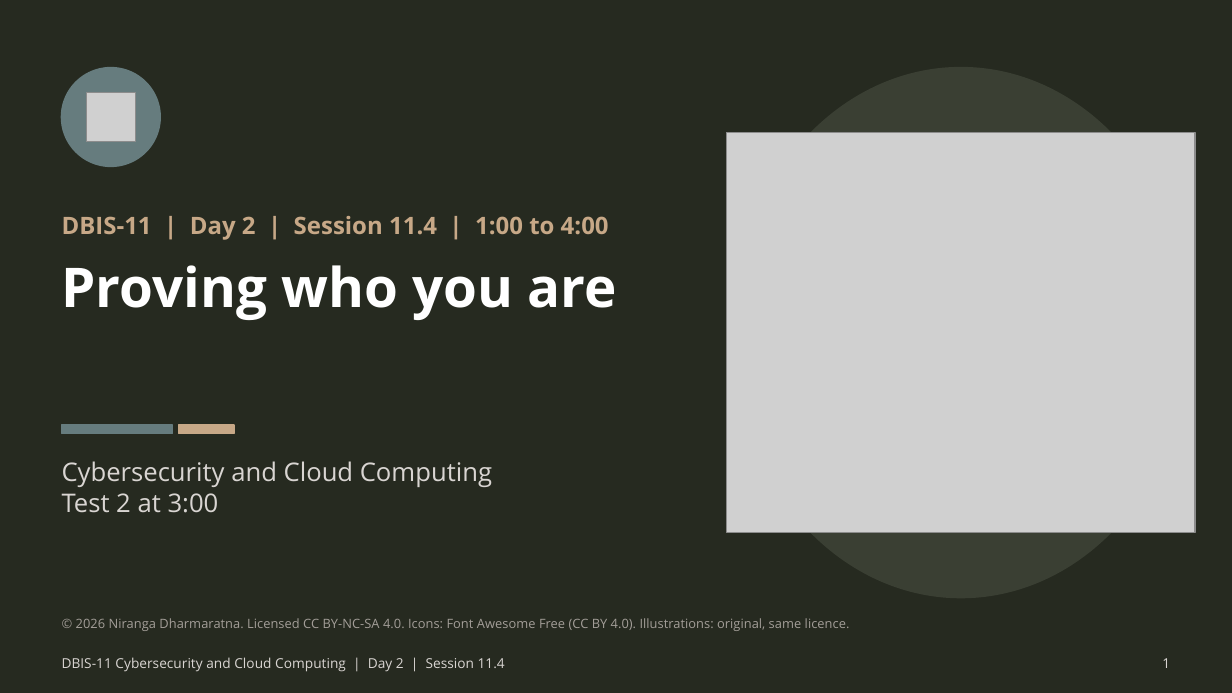
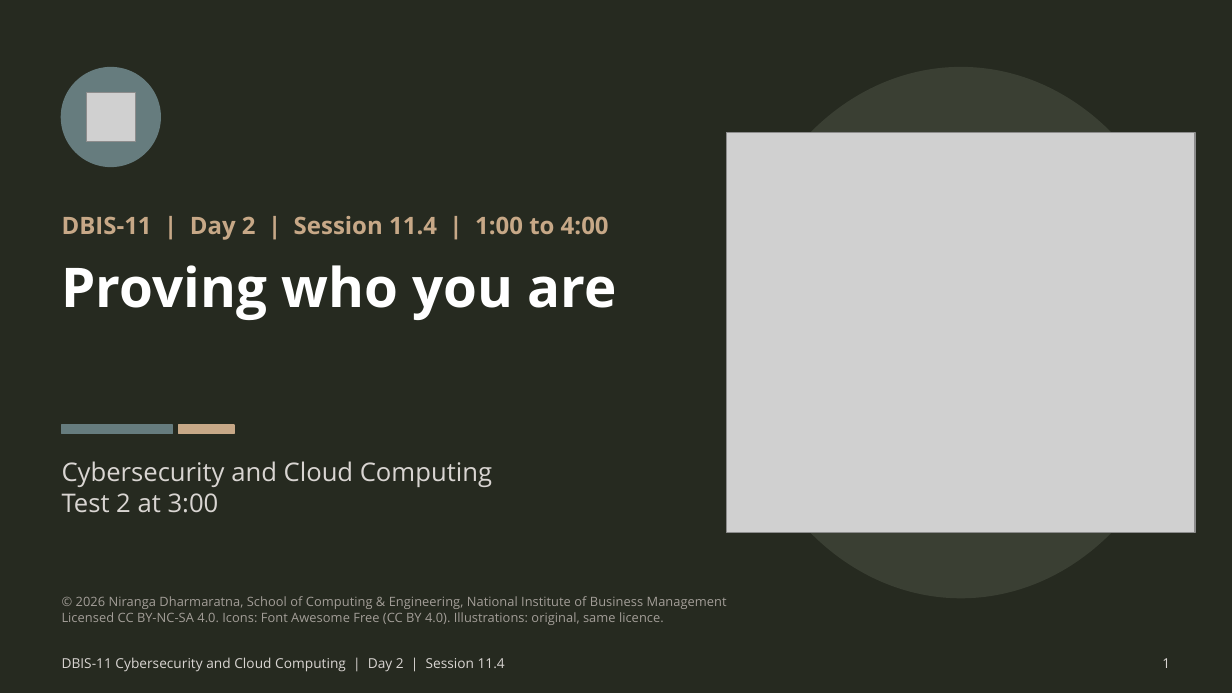
Before and after one commit to nirangadh/DBIS-Cybersecurity-and-Cloud-Computing, a slide deck: slide 1 of slides/11-04-proving-who-you-are.pptx. Drawn at 1232x693 pixels with LibreOffice and Linux fonts; fonts in the diff are those of the drawing; grey boxes stand for pictures. Boxes give left, top, right and bottom in pixels: in the first picture for what was removed or moved away, otherwise in the second. Text is boxed around its words. In the diff, an @@ line names an element or a change of style, - is before the commit and + after.

```diff
--- a/slides/11-04-proving-who-you-are.pptx
+++ b/slides/11-04-proving-who-you-are.pptx
@@ text at box(62, 596, 727, 625): text changed @@
-© 2026 Niranga Dharmaratna. Licensed CC BY-NC-SA 4.0. Icons: Font Awesome Free (CC BY 4.0). Illustrations: original, same licence.
+© 2026 Niranga Dharmaratna, School of Computing & Engineering, National Institute of Business Management
+Licensed CC BY-NC-SA 4.0. Icons: Font Awesome Free (CC BY 4.0). Illustrations: original, same licence.
@@ text "© 2026 Niranga Dharmaratna, School ..." at box(62, 596, 727, 625): vertical alignment middle to top @@
```
Also in this commit, not shown: 20 other slides changed, 5 slides added, 27 other files.
